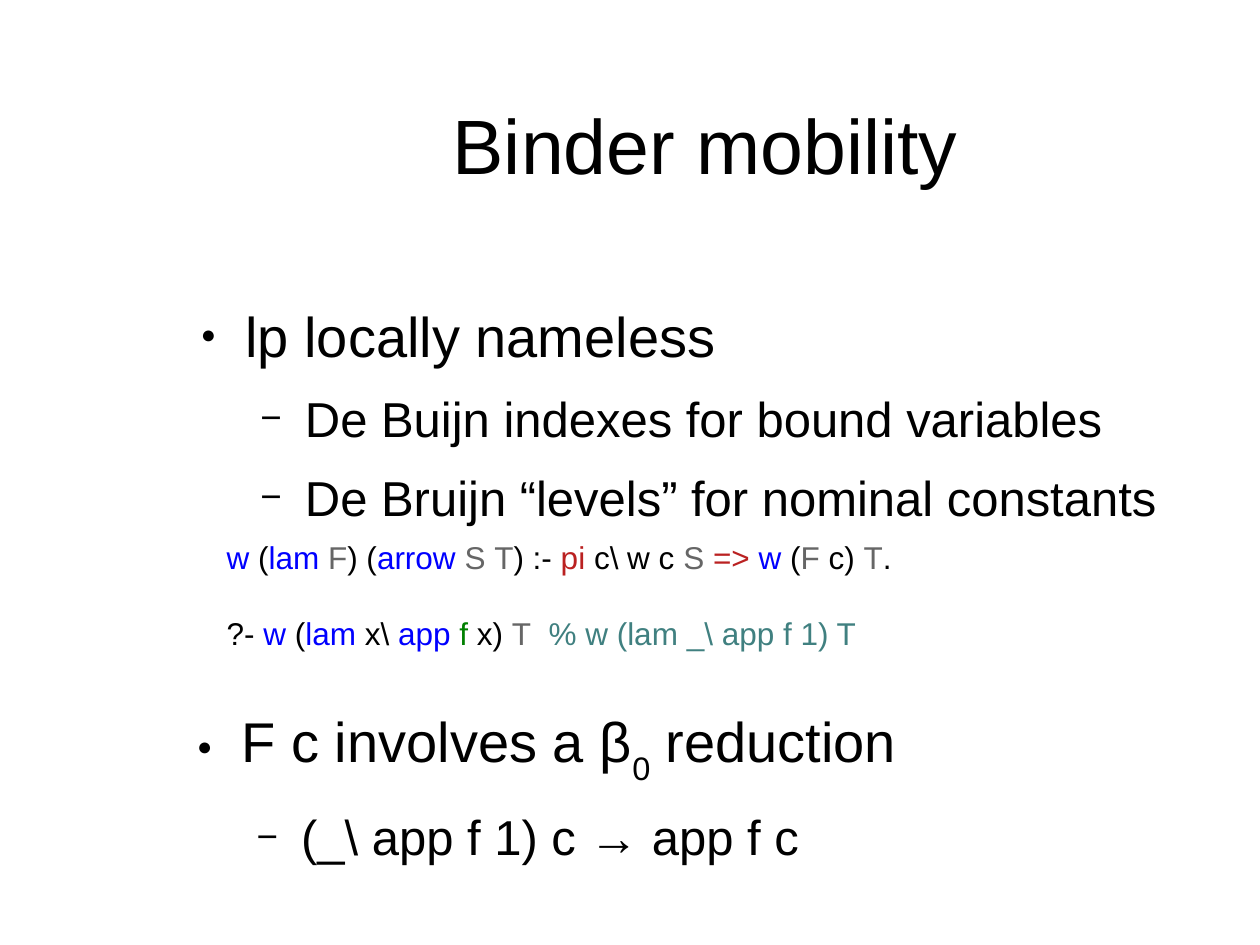
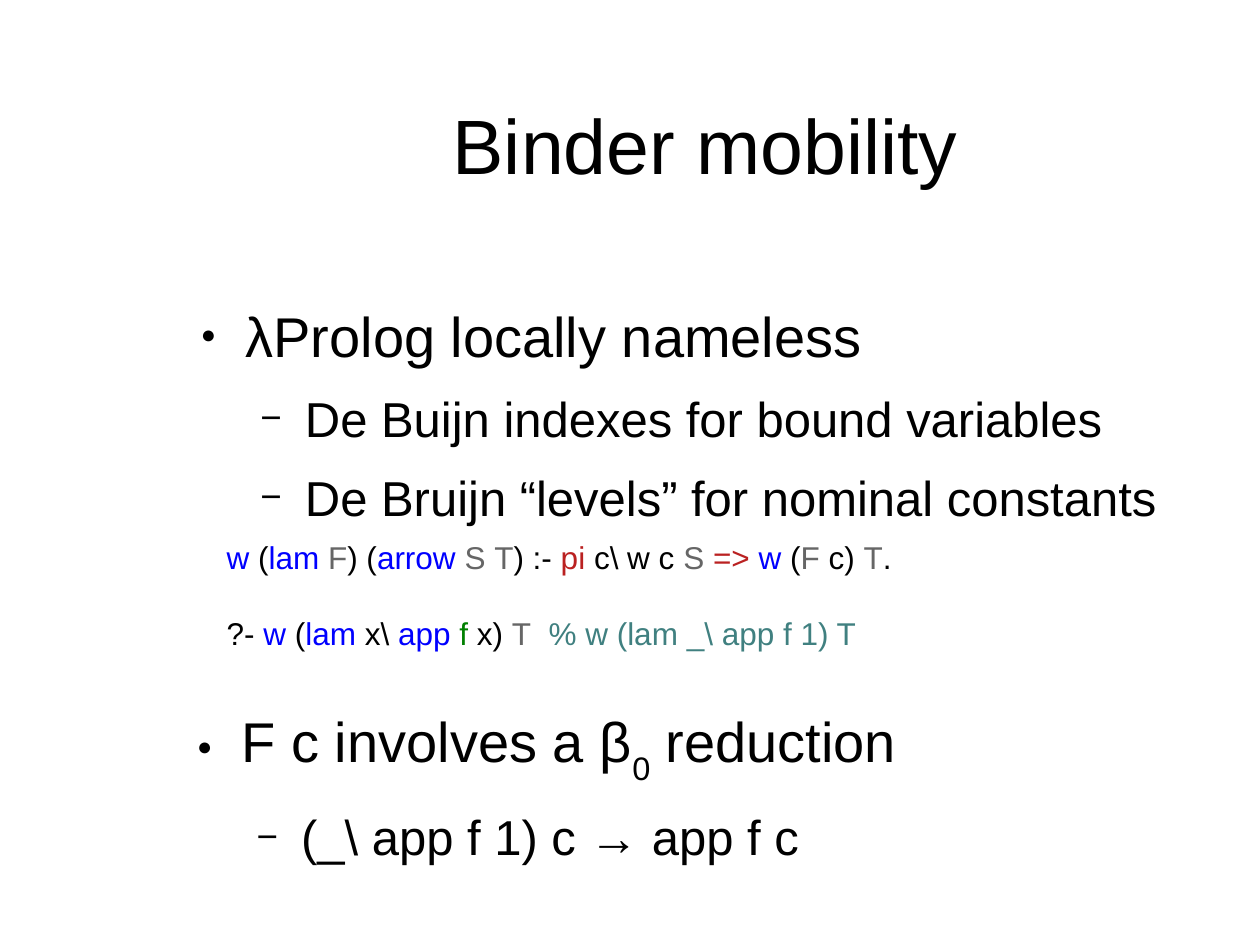
Before and after one commit to gares/mlws18, a slide deck: slide 37 of slides.odp (slide 35 before the commit). Drawn at 1260x945 pixels with LibreOffice and Linux fonts; fonts in the diff are those of the drawing; background and template pictures are left out. Boxes give left, top, right and bottom in pixels: in the first picture for what was removed or moved away, otherwise in the second. Text is boxed around its words. In the diff, an @@ line names an element or a change of style, - is before the commit and + after.

```diff
--- a/slides.odp
+++ b/slides.odp
@@ text at box(245, 316, 862, 368): text changed @@
-● lp locally nameless
+● λProlog locally nameless
```
Also in this commit, not shown: 9 other slides changed, 3 slides added, 1 slide removed, 1 other file.
